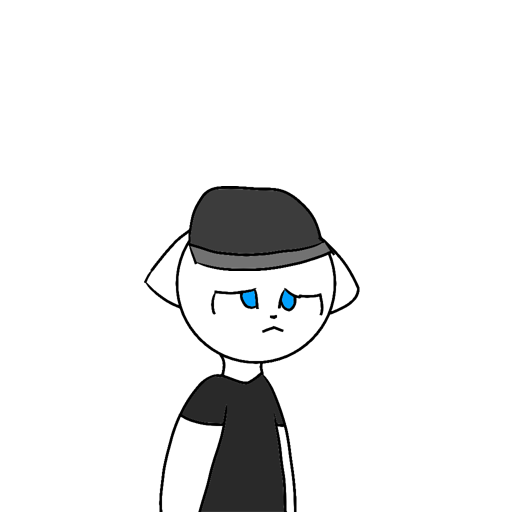
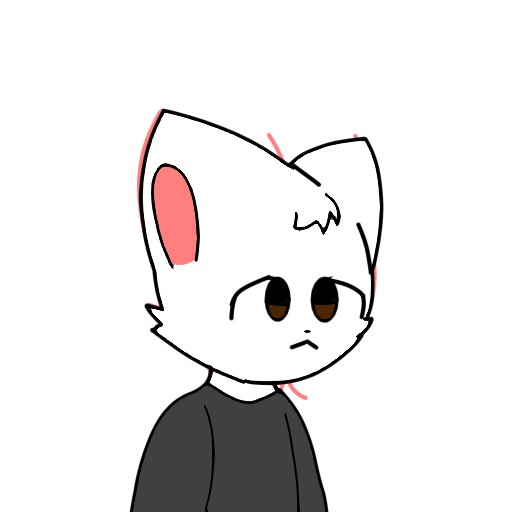
Revision of a layered (512, 512) image; what changed, layer by layer:
painted on "Capa de pintura 3" over [136, 128, 384, 320]
added layer "Face" above "Capa de pintura 2" over [192, 256, 378, 384]
painted on "Capa de pintura 2" over [129, 108, 384, 512]
showed "Capa de pintura 1", opacity 100% → 50%, painted on it over [129, 108, 384, 512]
